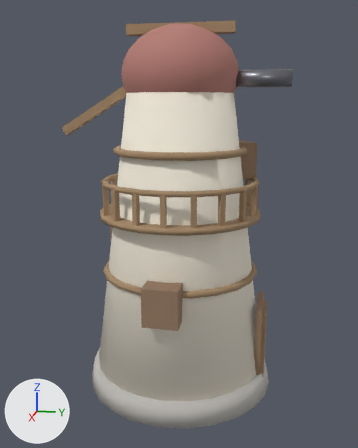
Before and after pictures for a commit that changed the FBX model unity/Assets/Resources/Models/custom/windmill.fbx.
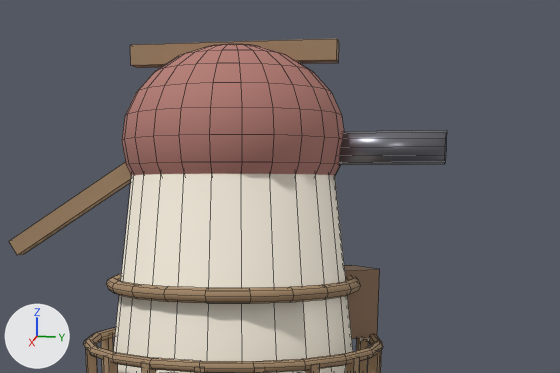
Each version is shown whole from a 50 mm camera at (12.29, 2.43, 3.36) aimed at (0.03, -0.03, 0.3), then close up on the part from 16% to 99% of the width and 0% to 44% of the height. Arrows for +X, +Y and +Z are at lower left; the lights stay in place. The first two pictures are the older version. The close-ups show mesh edges as thin lines. Where no turn or scale is listed for an object, it has been applied to the vertices.

The older version as bpy lines, for what is in view:
```python
me_cone = bpy.data.meshes.new('Cone')
me_cone.from_pydata(...)  # 1138 vertices, 1028 faces; spans x -2.45..2.45, y -3.1..2.65, z -4.0..5.17
# faces by material slot: [26, 26, 632, 288, 14, 24, 18]
me_cone.materials.append(mat_plaster)  # pale yellow #f1eada
me_cone.materials.append(mat_stone)  # light grey #bfbcb6
me_cone.materials.append(mat_wooddark)  # brown #a68969
me_cone.materials.append(mat_roof)  # pink #b57c73
me_cone.materials.append(mat_iron)  # grey #818189
me_cone.materials.append(mat_beam)  # brown #957961
me_cone.materials.append(mat_glass)  # beige #ffefbf
ob_windmill = bpy.data.objects.new('Windmill', me_cone)
ob_windmill.location = (0.0, 0.0, 0.0)
```
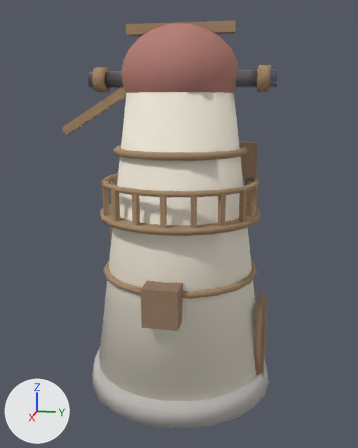
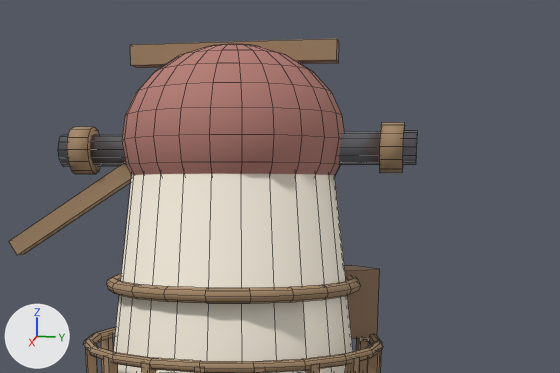
The newer file is also turned or shifted as a whole; pictures and numbers use the older file's frame.

What changed in the scene script:
```text
Change me_cone:
    used by ob_windmill; location = (0.0, 0.0, 0.0)
    remove me_cone.from_pydata(...)  # 1138 vertices, 1028 faces; spans x -2.45..2.45, y -3.1..2.65, z -4.0..5.17
    add me_cone.from_pydata(...)  # 1186 vertices, 1056 faces; spans x -2.45..2.45, y -3.1..2.45, z -4.0..5.17
    me_cone part 1: a new loose piece, a 12-sided cylinder along y spanning x -0.3..0.3, y -2.14..-1.86, z 3.6..4.2, in mat_wooddark (brown #a68969)
    me_cone part 2: a new loose piece, a 12-sided cylinder along y spanning x -0.3..0.3, y 1.86..2.14, z 3.6..4.2, in mat_wooddark (brown #a68969)
    me_cone part 3
    12 vertices are removed from x -0.2..0.2, y 1.15, z 3.7..4.1
    13 faces are deleted
    12 vertices in x -0.2..0.2, y 2.65, z 3.7..4.1 move by (0.0, -0.35, 0.0)
    12 new vertices lie (0.0, -4.6, 0.0) away from vertices in x -0.2..0.2, y 2.65, z 3.7..4.1
    13 new faces join them, mat_iron (grey #818189)
```

What differs and where, as boxes (x1, y1, x2, y2) in the close-ups (560 x 373 px; the box of a moved part takes in the faces that stretch with it):
'Windmill', reshaped
    before: (9, 38, 447, 373)
    after: (9, 38, 417, 373)
part 1 of me_cone, added (brown)
    after: (67, 127, 101, 174)
part 2 of me_cone, added (brown)
    after: (379, 122, 405, 173)
part 3 of me_cone, moved or reshaped
    before: (339, 130, 447, 165)
    after: (58, 131, 417, 167)
